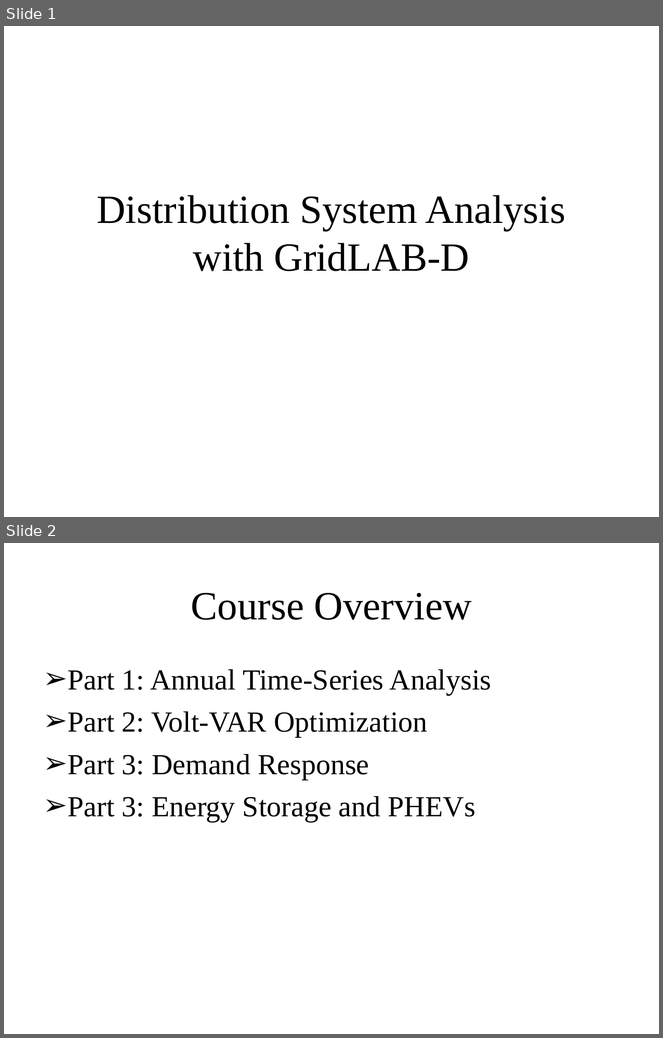
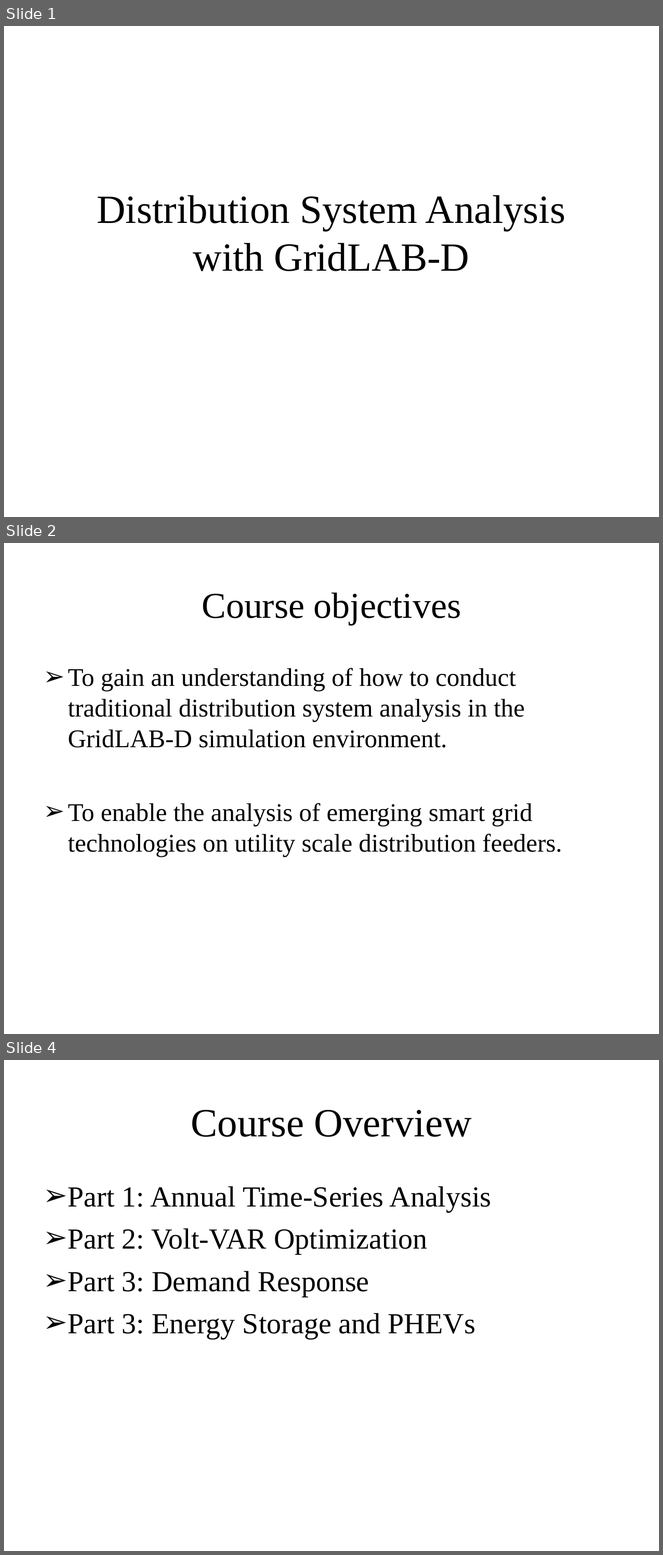
Before and after one commit to gridlab-d/course, a slide deck: Distribution Analysis Course/0.0 - Overview.ppt. Shown one above the other, each under a label of ours: slides 1 and 2 before the commit, slides 1, 2 and 4 after it; the slides between them are not shown. The pictures are 663x1038 and 663x1555 pixels, drawn with LibreOffice and Linux fonts; fonts in the diff are those of the drawing. Boxes give left, top, right and bottom in pixels: in the first picture for what was removed or moved away, otherwise in the second. Text is boxed around its words. In the diff, an @@ line names an element or a change of style, - is before the commit and + after.

```diff
--- a/Distribution Analysis Course/0.0 - Overview.ppt
+++ b/Distribution Analysis Course/0.0 - Overview.ppt
@@ slide 2 added at <box>4,543,659,1034</box>, background #FFFFFF @@
@@ title added at <box>202,592,461,625</box>, 40 pt, text #000000 @@
+Course objectives
@@ text added at <box>68,668,562,857</box>, 28 pt, text #000000 @@
+➢ To gain an understanding of how to conduct traditional distribution system analysis in the GridLAB-D simulation environment.
+➢ To enable the analysis of emerging smart grid technologies on utility scale distribution feeders.
@@ what was slide 2 is now slide 4 @@
```
Also in this commit, not shown: 1 other slide added, 4 other files.
